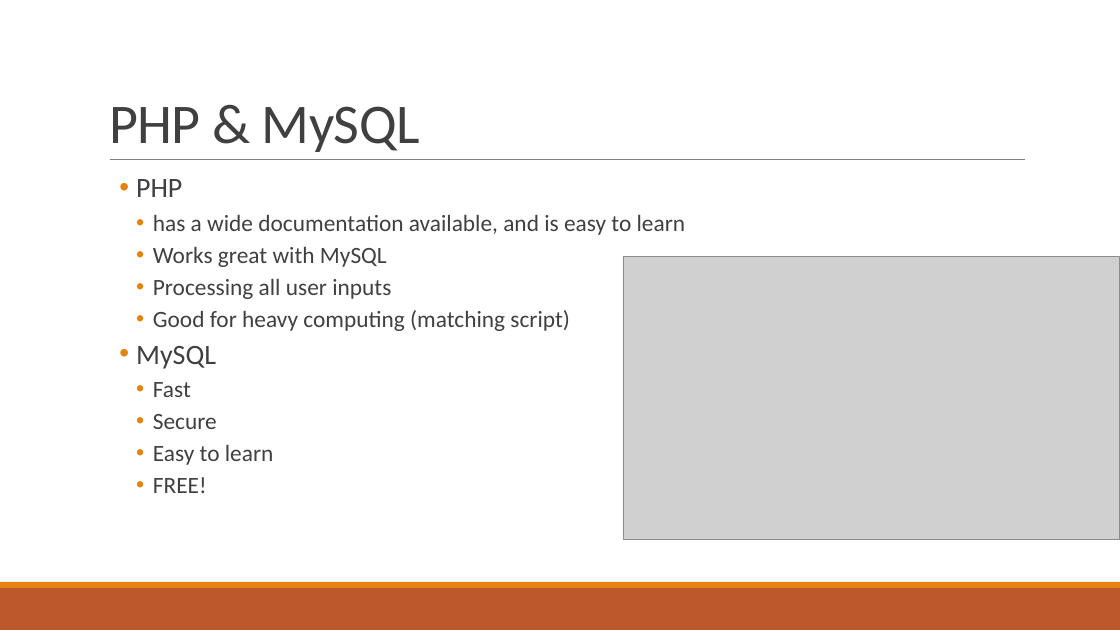
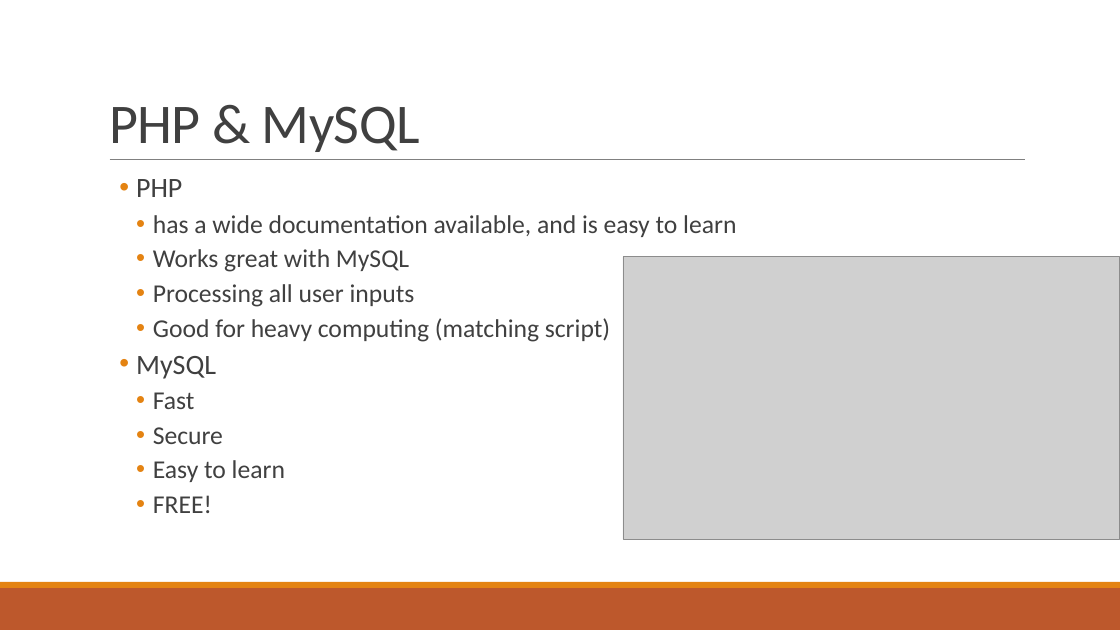
Before and after one commit to dragosthealex/roomies, a slide deck: slide 20 of resources/presentation1/final_presentation.pptx (slide 22 before the commit). Drawn at 1120x630 pixels with LibreOffice and Linux fonts; fonts in the diff are those of the drawing; grey boxes stand for pictures. Boxes give left, top, right and bottom in pixels: in the first picture for what was removed or moved away, otherwise in the second. Text is boxed around its words. In the diff, an @@ line names an element or a change of style, - is before the commit and + after.

Commit message:
Finished presentation

```diff
--- a/resources/presentation1/final_presentation.pptx
+++ b/resources/presentation1/final_presentation.pptx
@@ text at [153, 215, 736, 513]: size 20 to 22 pt @@
```
Also in this commit, not shown: 2 other slides changed, 2 slides removed, 1 other file.
